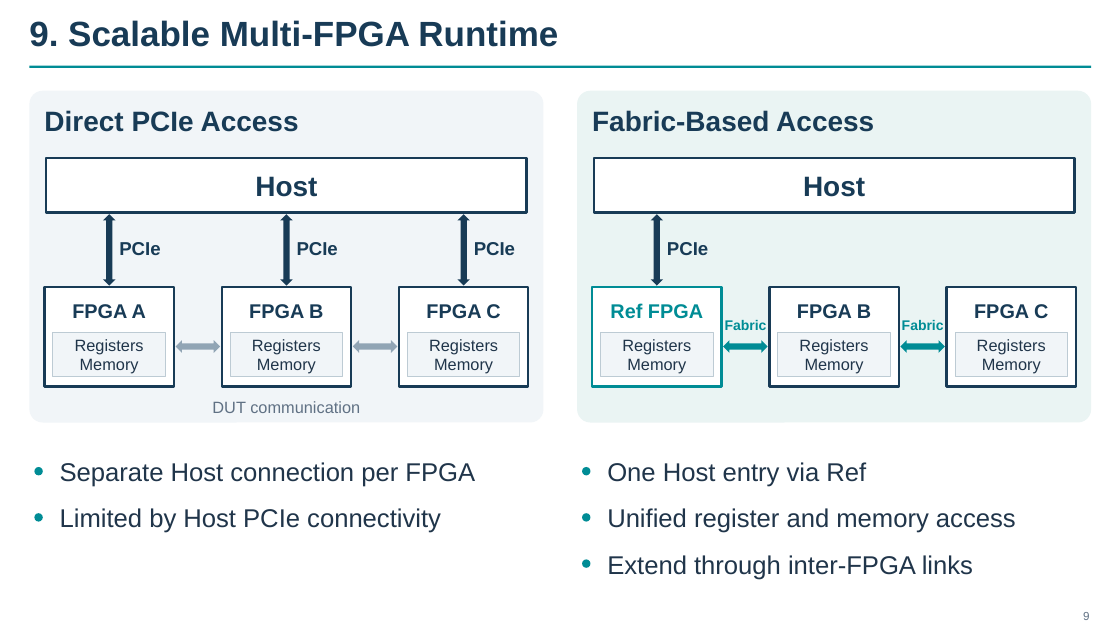
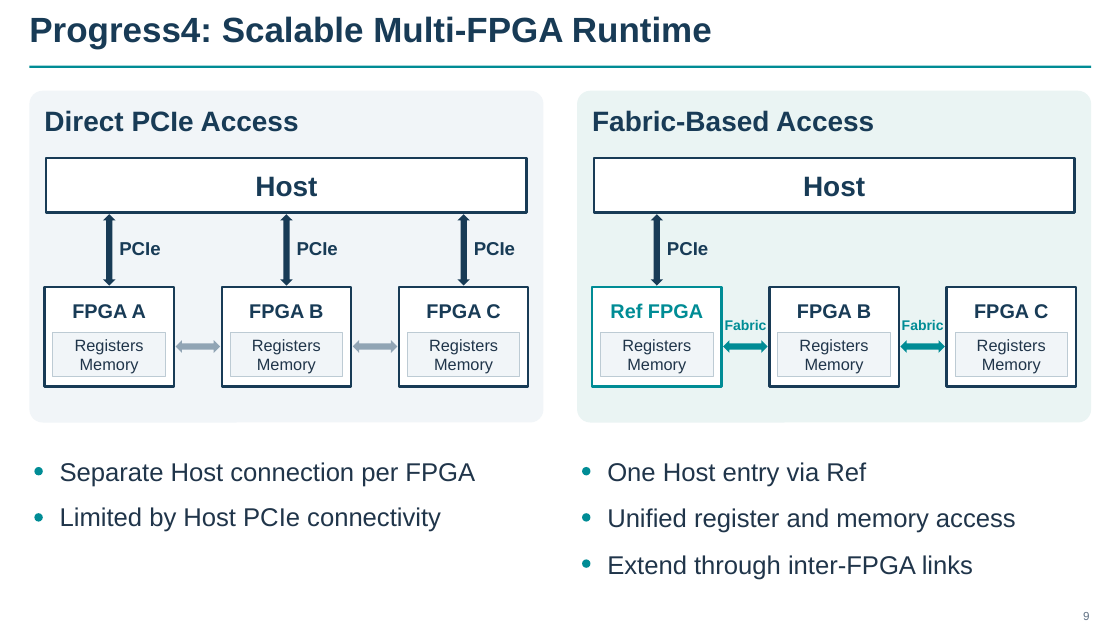
Before and after one commit to euphgh/shtthesis, a slide deck: slide 11 of pptx/midterm/REMUS_Midterm_Final.pptx. Drawn at 1120x630 pixels with LibreOffice and Linux fonts; fonts in the diff are those of the drawing. Boxes give left, top, right and bottom in pixels: in the first picture for what was removed or moved away, otherwise in the second. Text is boxed around its words. In the diff, an @@ line names an element or a change of style, - is before the commit and + after.

```diff
--- a/pptx/midterm/REMUS_Midterm_Final.pptx
+++ b/pptx/midterm/REMUS_Midterm_Final.pptx
@@ title at bbox=[29, 16, 712, 48]: text changed @@
-9. Scalable Multi-FPGA Runtime
+Progress4: Scalable Multi-FPGA Runtime
@@ text removed at bbox=[212, 401, 360, 413] @@
-DUT communication
```
Also in this commit, not shown: 12 other slides changed.
